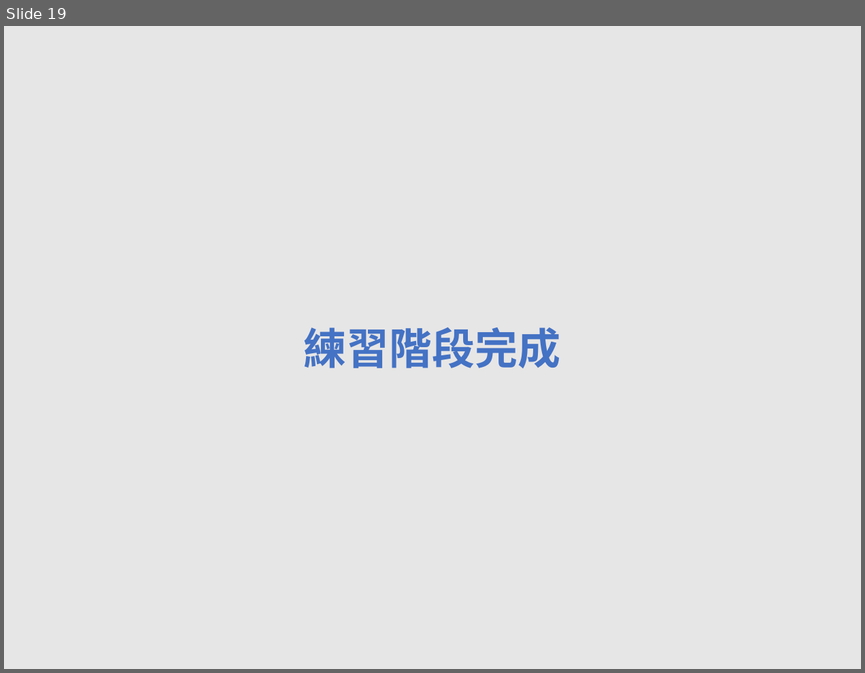
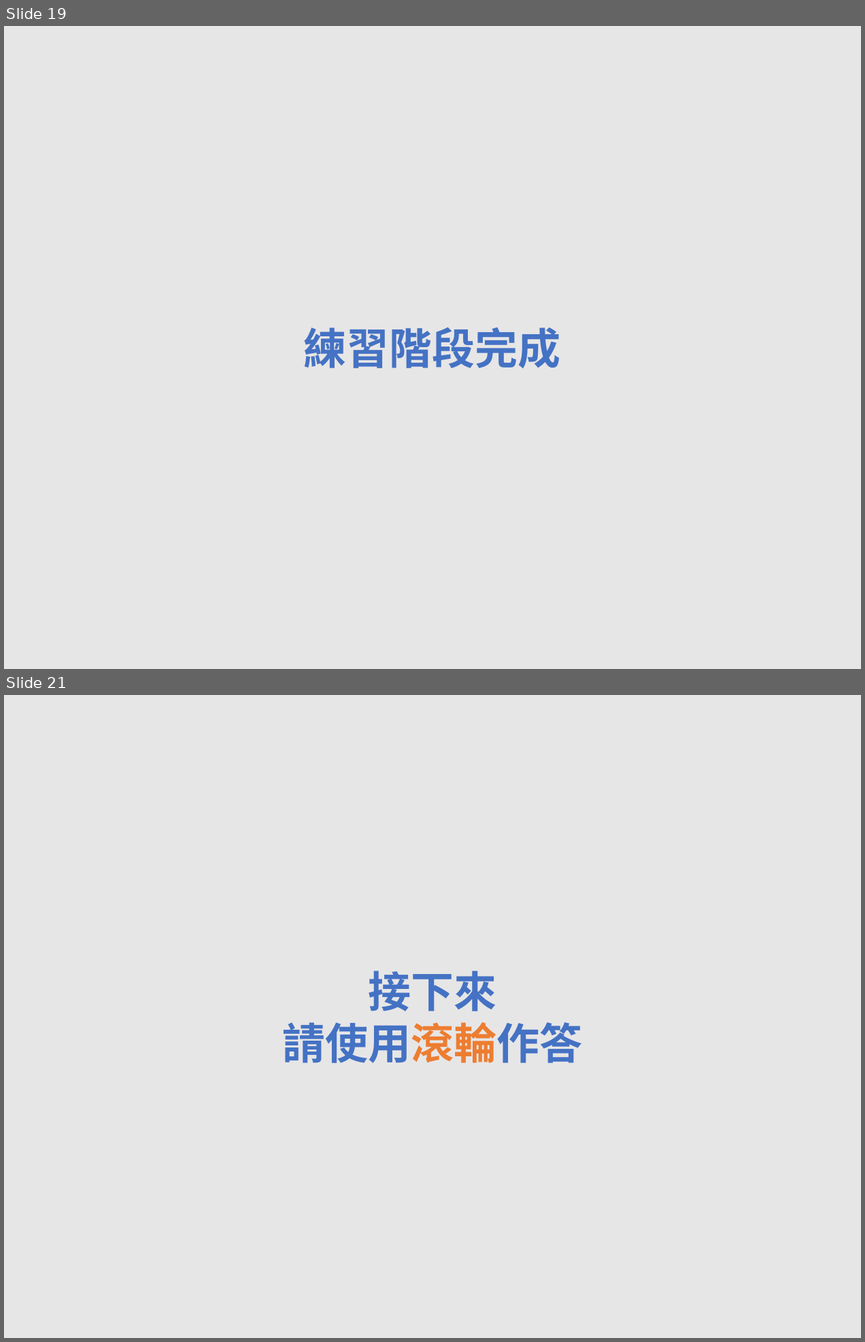
Before and after one commit to EJ-Chang/OSD-Study, a slide deck: WheelOSDtest/StimulusPNG.pptx. Shown one above the other, each under a label of ours: slide 19 before the commit, slides 19 and 21 after it; the slides between them are not shown. The pictures are 865x673 and 865x1342 pixels, drawn with LibreOffice and Linux fonts; fonts in the diff are those of the drawing. Boxes give left, top, right and bottom in pixels: in the first picture for what was removed or moved away, otherwise in the second. Text is boxed around its words. In the diff, an @@ line names an element or a change of style, - is before the commit and + after.

```diff
--- a/WheelOSDtest/StimulusPNG.pptx
+++ b/WheelOSDtest/StimulusPNG.pptx
@@ slide 21 added at (x1=4, y1=695, x2=861, y2=1338), background #E7E6E6 @@
@@ text added at (x1=282, y1=970, x2=582, y2=1063), 36 pt, text #4472C4, bold @@
+接下來
+請使用滾輪作答
```
Also in this commit, not shown: 2 other slides added.
